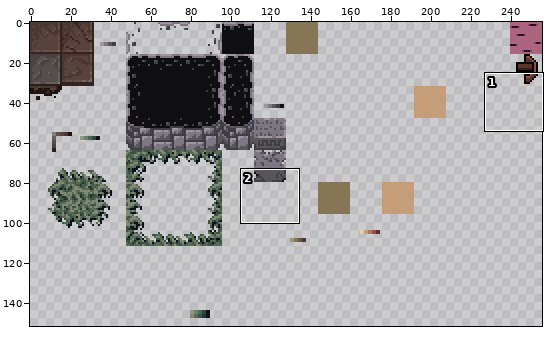
Edited in one commit: sprite sheet (res/tileset.png). The first picture is a wide view before the edit; the outline marks the close-up.
Close-up. As it was:
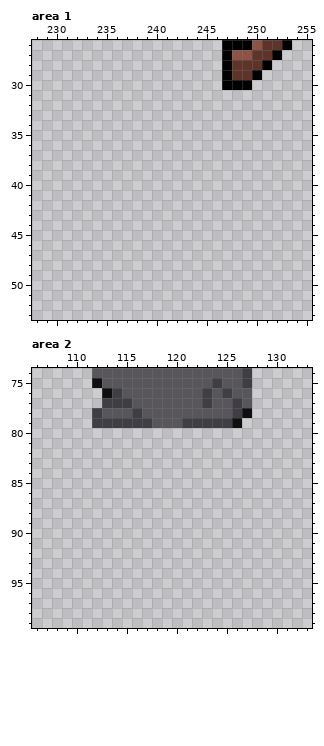
The file is 256x256 pixels. Colours within 5 levels of each other are drawn and written as one. Shown: area 1: x 228..255, y 26..53; area 2: x 106..133, y 74..99. The wide view leaves out empty margins.
Once edited:
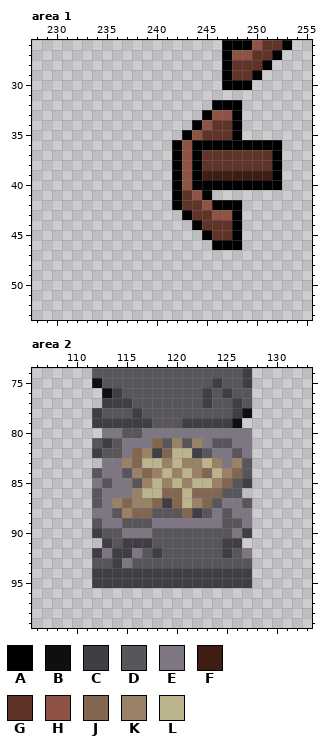
Palette (. is transparent): A #000000  B #0f0f11  C #3f3e44  D #58565b  E #7e7682  F #3f1d15  G #603329  H #8e5345  J #82664f  K #998266  L #bcb48d
Edits made:
Area 1:
y 32: x 246..248 ... -> AAA
y 33: x 245..248 .... -> AHHA
y 34: x 244..248 ..... -> AHGGA
y 35: x 243..248 ...... -> AHGGGA
y 36: x 242..252 ........... -> AHAAAAAAAAA
y 37..38: x 242..252 ........... -> AHAGGGGGGGA
y 39: x 242..252 ........... -> AHAFFFFFFFA
y 40: x 242..252 ........... -> AHAAAAAAAAA
y 41: x 242..245 .... -> AGHA
y 42: x 242..248 ....... -> AGGHAAA
y 43: x 243..248 ...... -> AGGHHA
y 44: x 244..248 ..... -> AGGGA
y 45: x 245..248 .... -> AGGA
y 46: x 246..248 ... -> AAA
Area 2:
y 80: x 113..127 ............... -> EEDDEEEEEEEEEEE
y 81: x 112..127 ................ -> DCDEEEJDKDKEDDEE
y 82: x 112..127 ................ -> CDDEJKCJLLCDEEDE
y 83: x 113..127 ............... -> EEKJLLKLKKLKEKD
y 84: x 112..127 ................ -> DEEDKJKLKLKJLKJD
y 85: x 112..127 ................ -> EDEEDKLKLKLLKJDC
y 86: x 112..126 ............... -> DEEEKLLJJLJJJDD
y 87: x 112..127 ................ -> DEKJKKJCJLKJDEED
y 88: x 112..127 ................ -> EEDKJJDDDJCDEDEE
y 89: x 112..127 ................ -> DEEDDDEEEEEEEDDE
y 90: x 112..127 ................ -> CDDEEEDDDDDDDDEC
y 91: x 113..126 .............. -> CDCCCDDDDDDDCC
y 92: x 112..127 ................ -> CECCEDCDDDDDDCDE
y 93: x 112..127 ................ -> DDCEDDDDDDDDDDDD
y 94..95: x 112..127 ................ -> CCCCCCCCCCCCCCCC
